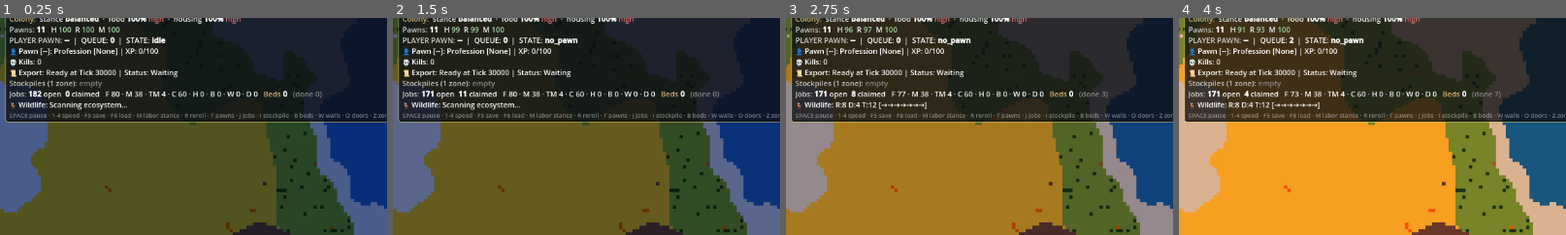
Above: before the commit, frames 1-4 (left to right).
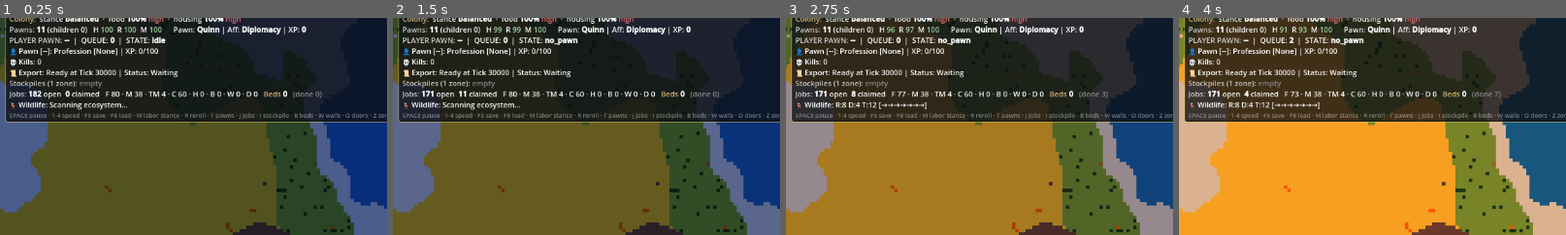
Above: after the commit, the same moments.

Repository: PVAGR/HeelKawn1
Game: Godot game, scene res://scenes/main/Main.tscn
Two runs of this game, one before a commit and one after it. Both use one fixed random seed, a clock stepped at 60 frames per second and the inputs below.
Inputs (mouse positions are % of the whole screen's width and height, from its top left):
- Up to frame 1 (0.25 s): no input
- Up to frame 2 (1.5 s): click "1x [1]" at 0.5 s; click "3x [2]" at 1.25 s
- Up to frame 3 (2.75 s): click "6x [3]" at 2 s
- Up to frame 4 (4 s): tap Enter at 2.75, 2.85 s; move the mouse to (72, 45) at 2.77 s; hold Right (ui_right) 2.78-3.5 s; click (72, 45) at 2.92 s; tap Space at 3.02 s; click "12x [4]" at 3.5 s
The pictures show only the part of the screen within x 0-50%, y 5-55%; the shares and areas given below are measured in that part.

The runs differ from the first frame. In frame 1, 1.2% of the frame differs, in the area x 12-80%, y 3-8%; in frame 2, 1.1%; in frame 3, 1.1%; in frame 4, 1.1%.

Commit message:
Phase 10 pawn reproduction and organic specialization
Add tick-based deterministic reproduction with parent XP inheritance, deterministic skill affinities seeded from birth/parent ids, affinity-biased job claiming, and uncapped profession XP progression with mastery tiers reflected in HUD pawn stats.

Made-with: Cursor

Diff:
--- a/scenes/main/Main.gd
+++ b/scenes/main/Main.gd
@@ -94,6 +94,7 @@
 const TRACE_REDRAW_INTERVAL_SEC: float = 1.0
 ## Generational turnover (v1): one new pawn per this many ticks if population > 0.
 const GENERATION_TICKS: int = 30000
+const REPRODUCTION_CHECK_INTERVAL_TICKS: int = 300
 ## Deterministic rebirth cadence (tick-gated, no frame-time).
 const REBIRTH_CHECK_INTERVAL_TICKS: int = 2000
 ## Ecosystems (hunt) stay inert until this tick (world gen / reroll / load).
@@ -458,6 +459,8 @@
 		if is_instance_valid(_world):
 			IntentMemory.recompute(_world)
 	_maybe_generational_turnover()
+	if tick % REPRODUCTION_CHECK_INTERVAL_TICKS == 0:
+		_process_reproduction_tick()
 	if is_instance_valid(_world):
 		call_deferred("_flush_road_memory_dirty_tiles")
 
@@ -505,6 +508,17 @@
 	if sp.x < 0:
 		return
 	_pawn_spawner.spawn_generational_pawn(_world, sp, t)
+
+
+func _process_reproduction_tick() -> void:
+	if _pawn_spawner == null:
+		return
+	for p in _pawn_spawner.pawns:
+		if p == null or not is_instance_valid(p):
+			continue
+		if p.attempt_reproduction():
+			# Limit to one birth per check window for stability.
+			return
 
 
 ## Best region: max [CulturalMemory] reputation, then min [WorldPersistence] scar, then lowest region_key.
--- a/scripts/pawn/Pawn.gd
+++ b/scripts/pawn/Pawn.gd
@@ -130,6 +130,8 @@
 ## At high sim speeds, skip historical aversion weighting path pass to avoid
 ## expensive weight toggles on every pawn path request.
 const FAST_PATHFIND_SPEED_THRESHOLD: float = 6.0
+const REPRODUCTION_COOLDOWN_TICKS: int = 6000
+const REPRODUCTION_MATE_RANGE_PX: float = 42.0
 
 # -------------------- AI state --------------------
 
@@ -189,6 +191,7 @@
 var initial_region_reputation: int = 0
 ## Failsafe log once: pawn standing on a tile A* now marks as solid.
 var _reported_stuck: bool = false
+var _next_reproduction_tick: int = 0
 var _rest_level: int = 0
 var _mood_level: int = 0
 
@@ -786,6 +789,13 @@
 		if food_job != null:
 			_begin_job(food_job)
 			return
+	var affinity_key: String = data.highest_affinity_skill() if data != null else ""
+	var affinity_passes := func(j: Job) -> bool:
+		return base_passes.call(j) and _job_matches_affinity(j.type, affinity_key)
+	var affinity_job: Job = JobManager.claim_next_for(self, affinity_passes, priority_cb)
+	if affinity_job != null:
+		_begin_job(affinity_job)
+		return
 	var job: Job = JobManager.claim_next_for(self, base_passes, priority_cb)
 	if job != null:
 		_begin_job(job)
@@ -793,6 +803,81 @@
 	# 6. Nothing to do: idle wander
 	if randf() < WANDER_CHANCE_PER_TICK:
 		_start_wander()
+
+
+func _job_matches_affinity(job_type: int, affinity_key: String) -> bool:
+	match affinity_key:
+		"building":
+			return job_type == Job.Type.BUILD_BED or job_type == Job.Type.BUILD_WALL or job_type == Job.Type.BUILD_DOOR
+		"farming":
+			return job_type == Job.Type.FORAGE
+		"combat":
+			return job_type == Job.Type.HUNT
+		"crafting":
+			return job_type == Job.Type.CHOP or job_type == Job.Type.MINE or job_type == Job.Type.MINE_WALL
+		"diplomacy":
+			return job_type == Job.Type.TRADE_HAUL
+		_:
+			return false
+
+
+func attempt_reproduction() -> bool:
+	if data == null or _world == null:
+		return false
+	var now: int = GameManager.tick_count
+	if now < _next_reproduction_tick:
+		return false
+	if data.hunger <= 80.0 or data.rest <= 80.0:
+		return false
+	var has_shelter: bool = is_in_bed()
+	if not has_shelter:
+		var bed: Vector2i = _world.find_free_bed_for(self, data.tile_pos)
+		has_shelter = bed.x >= 0
+	if not has_shelter:
+		return false
+	var mate: Pawn = _find_compatible_mate()
+	if mate == null or mate.data == null:
+		return false
+	if int(data.id) > int(mate.data.id):
+		return false
+	var main_node: Node = get_tree().get_root().get_node_or_null("Main")
+	if main_node == null:
+		return false
+	var spawner: PawnSpawner = main_node.get_node_or_null("WorldViewport/PawnSpawner") as PawnSpawner
+	if spawner == null:
+		return false
+	var did_spawn: bool = spawner.spawn_child_pawn(_world, data.tile_pos, data, mate.data, now)
+	if did_spawn:
+		_next_reproduction_tick = now + REPRODUCTION_COOLDOWN_TICKS
+		mate._next_reproduction_tick = now + REPRODUCTION_COOLDOWN_TICKS
+	return did_spawn
+
+
+func _find_compatible_mate() -> Pawn:
+	var best: Pawn = null
+	var best_d2: float = INF
+	for n in get_tree().get_nodes_in_group("pawns"):
+		if n == null or not (n is Pawn):
+			continue
+		var p: Pawn = n as Pawn
+		if p == self or p.data == null:
+			continue
+		if p.data.hunger <= 80.0 or p.data.rest <= 80.0:
+			continue
+		if p._next_reproduction_tick > GameManager.tick_count:
+			continue
+		var compatible: bool = (
+			data.gender == PawnData.Gender.OTHER
+			or p.data.gender == PawnData.Gender.OTHER
+			or data.gender != p.data.gender
+		)
+		if not compatible:
+			continue
+		var d2: float = position.distance_squared_to(p.position)
+		if d2 <= REPRODUCTION_MATE_RANGE_PX * REPRODUCTION_MATE_RANGE_PX and d2 < best_d2:
+			best = p
+			best_d2 = d2
+	return best
 
 
 func _tick_walking() -> void:
--- a/scripts/pawn/PawnData.gd
+++ b/scripts/pawn/PawnData.gd
@@ -70,7 +70,18 @@
 	"gathering": 0,
 	"combat": 0,
 }
+var affinities: Dictionary = {
+	"combat": 0.5,
+	"farming": 0.5,
+	"building": 0.5,
+	"crafting": 0.5,
+	"diplomacy": 0.5,
+}
 var current_profession: int = Profession.NONE
+var birth_tick: int = 0
+var parent_a_id: int = -1
+var parent_b_id: int = -1
+var children_count: int = 0
 
 ## Work-type allow list (RimWorld-style). If false, this pawn will not *claim*
 ## that class of open job. Eating, sleeping, and hauling are not jobs; they
@@ -93,6 +104,8 @@
 func _init() -> void:
 	id = _next_id
 	_next_id += 1
+	birth_tick = int(GameManager.tick_count) if "tick_count" in GameManager else 0
+	initialize_affinities(birth_tick, -1, -1)
 
 
 # ==================== traits ====================
@@ -306,11 +319,11 @@
 func profession_progress_xp() -> int:
 	var primary: String = _profession_primary_skill(current_profession)
 	if primary != "":
-		return mini(100, tracked_skill_xp(primary))
+		return tracked_skill_xp(primary)
 	var best: int = 0
 	for k in skills:
 		best = maxi(best, int(skills[k]))
-	return mini(100, best)
+	return best
 
 
 func gain_skill_xp(skill_key: String, amount: int) -> bool:
@@ -327,14 +340,65 @@
 	var after: int = before + amount
 	var just_locked: bool = false
 	if current_profession == Profession.NONE and after >= 100:
-		after = 100
 		current_profession = _skill_to_profession(skill_key)
 		just_locked = true
-	# Keep the primary skill bounded for deterministic HUD readability.
-	if current_profession != Profession.NONE and skill_key == _profession_primary_skill(current_profession):
-		after = mini(100, after)
 	skills[skill_key] = after
 	return (after != before) or just_locked
+
+
+func initialize_affinities(new_birth_tick: int, parent_a: int, parent_b: int) -> void:
+	birth_tick = new_birth_tick
+	parent_a_id = parent_a
+	parent_b_id = parent_b
+	affinities["combat"] = _deterministic_affinity_value(11)
+	affinities["farming"] = _deterministic_affinity_value(29)
+	affinities["building"] = _deterministic_affinity_value(47)
+	affinities["crafting"] = _deterministic_affinity_value(73)
+	affinities["diplomacy"] = _deterministic_affinity_value(97)
+
+
+func _deterministic_affinity_value(salt: int) -> float:
+	var seed: int = int(
+		(birth_tick * 1103515245 + (parent_a_id + 31) * 12345 + (parent_b_id + 17) * 2654435761 + id * 97 + salt) & 0x7FFFFFFF
+	)
+	var modv: int = seed % 1000
+	return float(modv) / 999.0
+
+
+func highest_affinity_skill() -> String:
+	var best_key: String = "farming"
+	var best_val: float = -1.0
+	for k in affinities:
+		var v: float = float(affinities[k])
+		if v > best_val or (is_equal_approx(v, best_val) and str(k) < best_key):
+			best_val = v
+			best_key = str(k)
+	return best_key
+
+
+func affinity_xp_for(affinity_key: String) -> int:
+	match affinity_key:
+		"combat":
+			return tracked_skill_xp("combat")
+		"farming":
+			return tracked_skill_xp("farming")
+		"building":
+			return tracked_skill_xp("building")
+		"crafting":
+			return tracked_skill_xp("gathering")
+		"diplomacy":
+			return tracked_skill_xp("movement")
+		_:
+			return 0
+
+
+func get_mastery_perk(skill: String) -> String:
+	var xp: int = tracked_skill_xp(skill)
+	if xp > 500:
+		return "Grandmaster"
+	if xp > 200:
+		return "Master"
+	return ""
 
 
 ## Multiplier applied to work ticks (low health and fatigue slow labour).
@@ -425,7 +489,12 @@
 		"carrying_qty": carrying_qty,
 		"skill_xp": sx,
 		"skills": skills.duplicate(true),
+		"affinities": affinities.duplicate(true),
 		"current_profession": current_profession,
+		"birth_tick": birth_tick,
+		"parent_a_id": parent_a_id,
+		"parent_b_id": parent_b_id,
+		"children_count": children_count,
 		"work_forage": work_forage,
 		"work_mine": work_mine,
 		"work_chop": work_chop,
@@ -476,7 +545,21 @@
 	if d.has("skills") and d["skills"] is Dictionary:
 		for sk in p.skills.keys():
 			p.skills[sk] = int(d["skills"].get(sk, 0))
+	p.affinities = {
+		"combat": 0.5,
+		"farming": 0.5,
+		"building": 0.5,
+		"crafting": 0.5,
+		"diplomacy": 0.5,
+	}
+	if d.has("affinities") and d["affinities"] is Dictionary:
+		for ak in p.affinities.keys():
+			p.affinities[ak] = float(d["affinities"].get(ak, p.affinities[ak]))
 	p.current_profession = int(d.get("current_profession", Profession.NONE))
+	p.birth_tick = int(d.get("birth_tick", 0))
+	p.parent_a_id = int(d.get("parent_a_id", -1))
+	p.parent_b_id = int(d.get("parent_b_id", -1))
+	p.children_count = int(d.get("children_count", 0))
 	p.work_forage = bool(d.get("work_forage", true))
 	p.work_mine = bool(d.get("work_mine", true))
 	p.work_chop = bool(d.get("work_chop", true))
--- a/scripts/pawn/PawnSpawner.gd
+++ b/scripts/pawn/PawnSpawner.gd
@@ -280,6 +280,55 @@
 		print("[Spawn] load: %s @(%d,%d)" % [d.display_name, d.tile_pos.x, d.tile_pos.y])
 
 
+func spawn_child_pawn(
+		world: World,
+		tile: Vector2i,
+		parent_a: PawnData,
+		parent_b: PawnData,
+		birth_tick: int
+) -> bool:
+	if world == null or world.data == null or world.pathfinder == null or pawn_scene == null:
+		return false
+	if not world.data.in_bounds(tile.x, tile.y):
+		return false
+	if not SPAWNABLE_BIOMES.has(world.data.get_biome(tile.x, tile.y)):
+		return false
+	if not world.pathfinder.is_passable(tile):
+		return false
+	var main_comp: int = world.pathfinder.largest_component_id()
+	if main_comp < 0 or world.pathfinder.component_of(tile) != main_comp:
+		return false
+	for p in pawns:
+		if p != null and is_instance_valid(p) and p.data != null and p.data.tile_pos == tile:
+			return false
+	var data := PawnData.new()
+	data.display_name = _pick_name_deterministic()
+	data.age = 18
+	var seed: int = int((birth_tick + parent_a.id * 13 + parent_b.id * 17) & 0x7FFFFFFF)
+	data.gender = PawnData.Gender.MALE if seed % 2 == 0 else PawnData.Gender.FEMALE
+	data.tile_pos = tile
+	data.color = parent_a.color.lerp(parent_b.color, 0.5)
+	data.body_type = seed % 3
+	data.hair_style = int(seed / 3) % 4
+	data.hair_color = parent_a.hair_color.lerp(parent_b.hair_color, 0.5)
+	data.apparel_color = parent_a.apparel_color.lerp(parent_b.apparel_color, 0.5)
+	data.initialize_affinities(birth_tick, parent_a.id, parent_b.id)
+	for sk in parent_a.skills.keys():
+		var inherited: int = int((int(parent_a.skills[sk]) + int(parent_b.skills.get(sk, 0))) * 0.2)
+		data.skills[sk] = inherited
+	var pawn: Pawn = pawn_scene.instantiate() as Pawn
+	add_child(pawn)
+	pawn.bind(data, world.tile_to_world(tile), world)
+	pawns.append(pawn)
+	parent_a.children_count += 1
+	parent_b.children_count += 1
+	if GameManager.verbose_logs():
+		print("[Spawn] child: %s at (%d,%d) from #%d + #%d" % [
+			data.display_name, tile.x, tile.y, parent_a.id, parent_b.id,
+		])
+	return true
+
+
 ## Pick a name we haven't used yet this run.
 func _pick_name(used_tiles: Dictionary) -> String:
 	var used_names: Dictionary = {}
--- a/scripts/ui/ColonyHUD.gd
+++ b/scripts/ui/ColonyHUD.gd
@@ -301,15 +301,20 @@
 	var tired: int = 0
 	var sad: int = 0
 	var sleeping: int = 0
+	var children_total: int = 0
 	var n: int = 0
+	var lead: Pawn = null
 	for p in _spawner.pawns:
 		if not is_instance_valid(p) or p.data == null:
 			continue
+		if lead == null:
+			lead = p
 		n += 1
 		var d: PawnData = p.data
 		sum_h += d.hunger
 		sum_r += d.rest
 		sum_m += d.mood
+		children_total += int(d.children_count)
 		if d.hunger <= Pawn.THRESHOLD_WARN: hungry += 1
 		if d.rest   <= Pawn.THRESHOLD_WARN: tired  += 1
 		if d.mood   <= Pawn.THRESHOLD_WARN: sad    += 1
@@ -319,13 +324,22 @@
 	var avg_h: float = sum_h / float(n)
 	var avg_r: float = sum_r / float(n)
 	var avg_m: float = sum_m / float(n)
-	return "[color=#cccccc]Pawns:[/color] [b]%d[/b]   H %s  R %s  M %s   %s%s%s%s" % [
+	var affinity_line: String = ""
+	if lead != null and lead.data != null:
+		var top_aff: String = lead.data.highest_affinity_skill()
+		var top_xp: int = lead.data.affinity_xp_for(top_aff)
+		affinity_line = "   Pawn: [b]%s[/b] | Aff: [b]%s[/b] | XP: [b]%d[/b]" % [
+			lead.data.display_name, top_aff.capitalize(), top_xp
+		]
+	return "[color=#cccccc]Pawns:[/color] [b]%d[/b] (children %d)   H %s  R %s  M %s   %s%s%s%s%s" % [
 		n,
+		children_total,
 		_color_value(avg_h), _color_value(avg_r), _color_value(avg_m),
 		_alert_chip("hungry",  hungry,   "#e57373"),
 		_alert_chip("tired",   tired,    "#ffd54f"),
 		_alert_chip("sad",     sad,      "#90caf9"),
 		_alert_chip("asleep",  sleeping, "#b39ddb"),
+		affinity_line,
 	]
 
 
